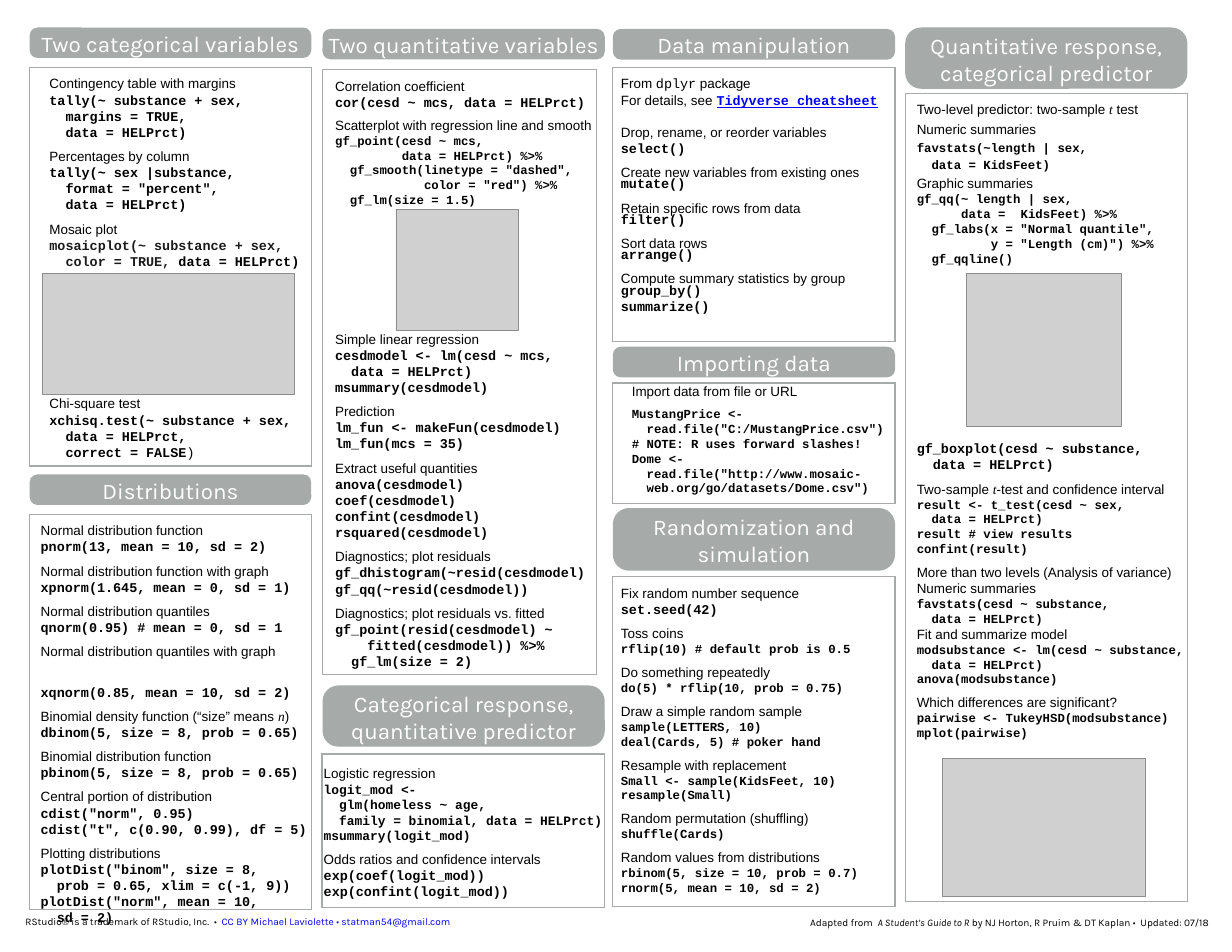
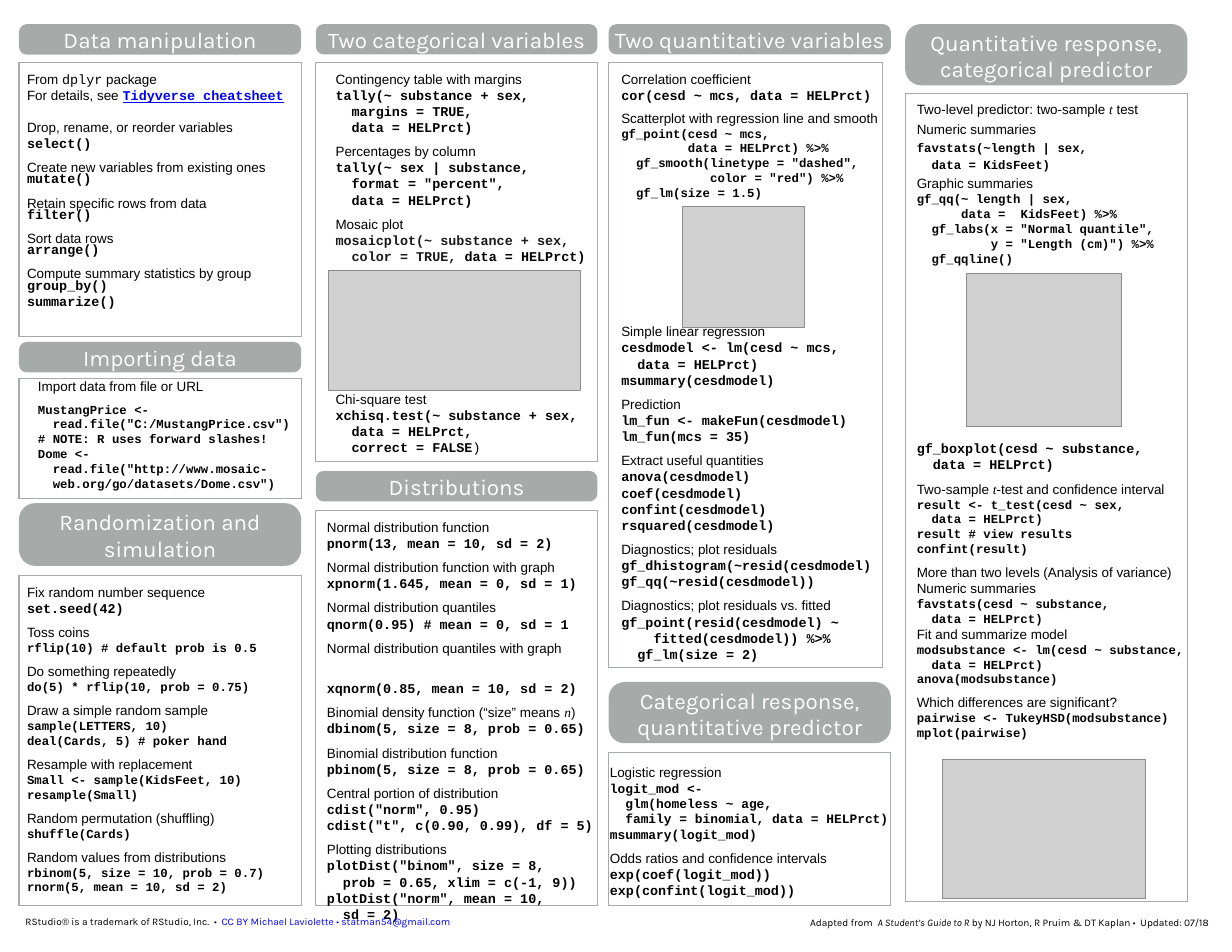
Before and after one commit to mlaviolet/Mosaic-cheatsheets, a slide deck: slide 2 of mosaic-cheatsheet-gf.pptx. Drawn at 1232x952 pixels with LibreOffice and Linux fonts; fonts in the diff are those of the drawing; grey boxes stand for pictures. Boxes give left, top, right and bottom in pixels: in the first picture for what was removed or moved away, otherwise in the second. Text is boxed around its words. In the diff, an @@ line names an element or a change of style, - is before the commit and + after.

```diff
--- a/mosaic-cheatsheet-gf.pptx
+++ b/mosaic-cheatsheet-gf.pptx
@@ rounded rectangle "Quantitative response,": place and size @@
-rounded rectangle "Quantitative response," at box(905, 27, 1188, 89)
+rounded rectangle "Quantitative response," at box(905, 24, 1188, 85)
@@ 4 rounded rectangles, 3 rectangles, 2 pictures: place and size @@
-4 rounded rectangles, 3 rectangles, 2 pictures at box(29, 27, 605, 909)
+4 rounded rectangles, 3 rectangles, 2 pictures at box(315, 24, 891, 905)
@@ text in rectangle at box(336, 163, 529, 175): spaces changed @@
-tally(~ sex |substance,
+tally(~ sex | substance,
@@ 3 rounded rectangles, 2 rectangles: place and size @@
-3 rounded rectangles, 2 rectangles at box(613, 29, 895, 571)
+3 rounded rectangles, 2 rectangles at box(19, 24, 302, 566)
@@ rectangle "Fix random number sequence": place and size @@
-rectangle "Fix random number sequence" at box(613, 576, 895, 906)
+rectangle "Fix random number sequence" at box(19, 576, 302, 905)
@@ rectangle "Logistic regression": place and size @@
-rectangle "Logistic regression" at box(322, 754, 604, 907)
+rectangle "Logistic regression" at box(608, 752, 890, 905)
```
Also in this commit, not shown: 1 other slide changed, 3 other files.
